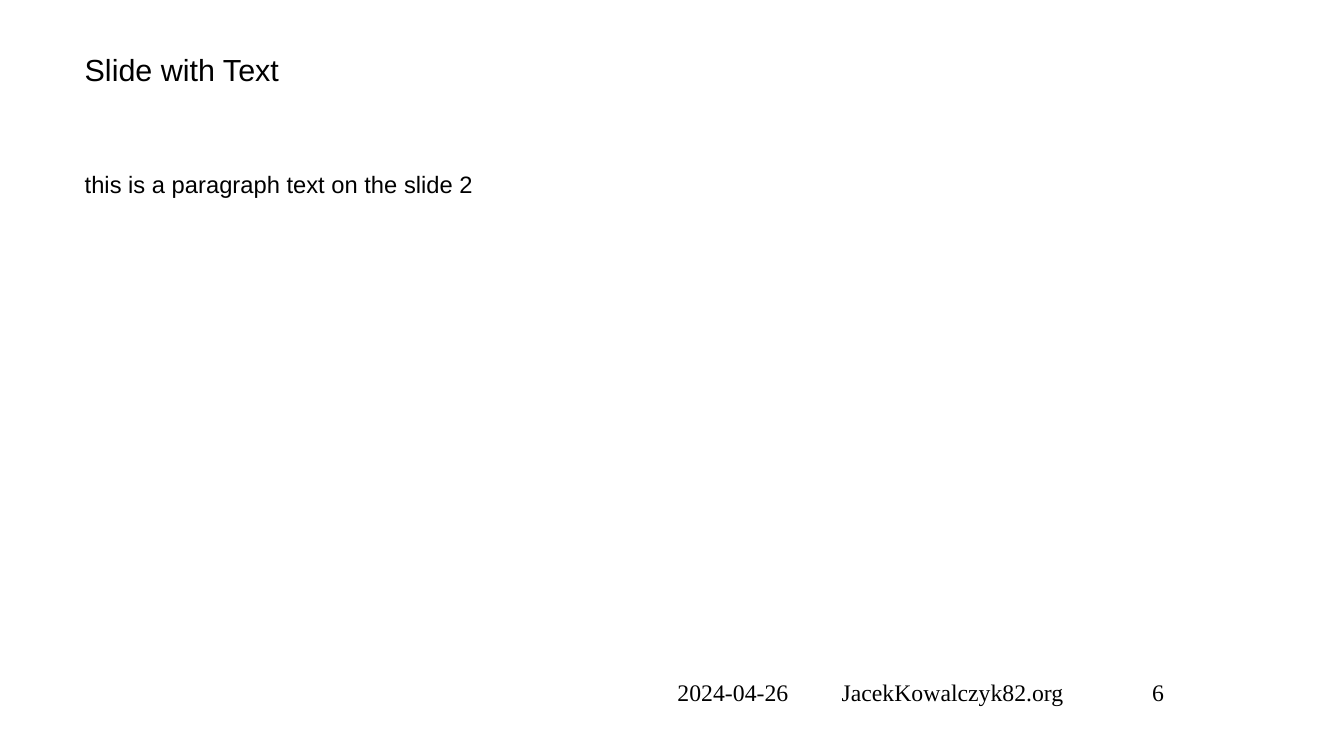
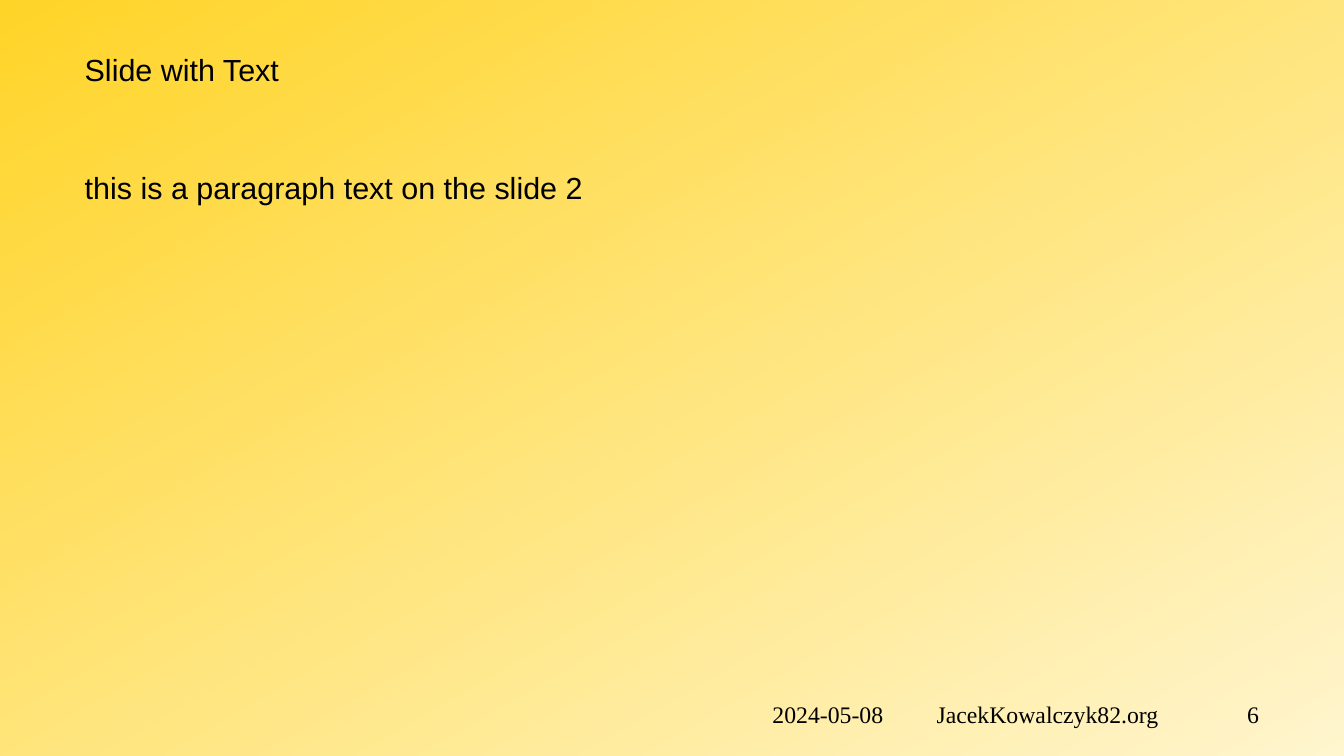
Before and after one commit to jacekkowalczyk82/code-2-present, a slide deck: slide 7 of HowTo-presentation.pptx. Drawn at 1344x756 pixels with LibreOffice and Linux fonts; fonts in the diff are those of the drawing; background and template pictures are left out. Boxes give left, top, right and bottom in pixels: in the first picture for what was removed or moved away, otherwise in the second. Text is boxed around its words. In the diff, an @@ line names an element or a change of style, - is before the commit and + after.

```diff
--- a/HowTo-presentation.pptx
+++ b/HowTo-presentation.pptx
@@ background picture (left out) to gradient #FFD428 to #FFF5CE @@
@@ text "this is a paragraph text ..." at [85, 177, 583, 205]: size 14 to 18 pt @@
@@ text at [772, 706, 1259, 728]: text changed @@
-2024-04-26 JacekKowalczyk82.org 6
+2024-05-08 JacekKowalczyk82.org 6
```
Also in this commit, not shown: 7 other slides changed, 3 slides added, 2 slides removed, 15 other files.
